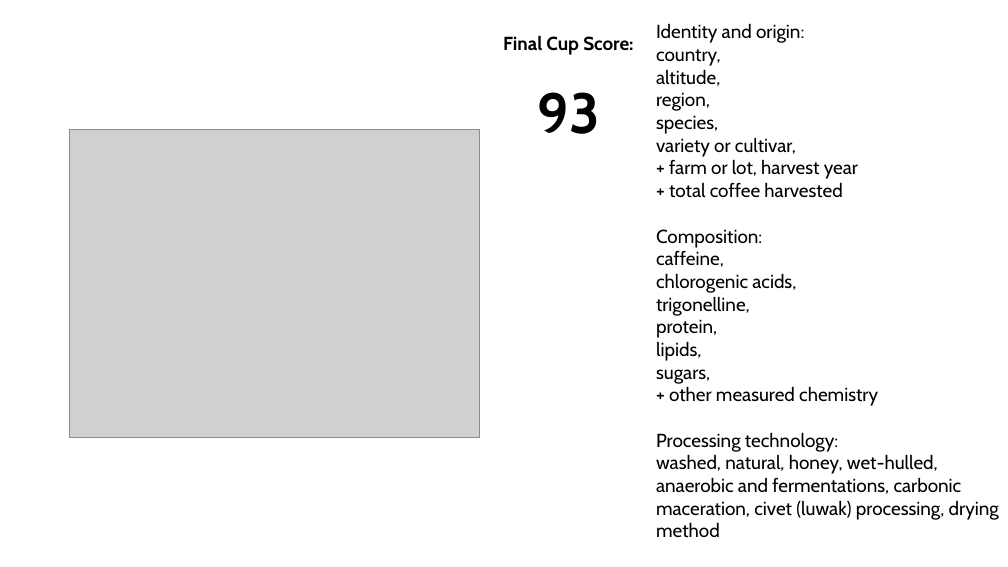
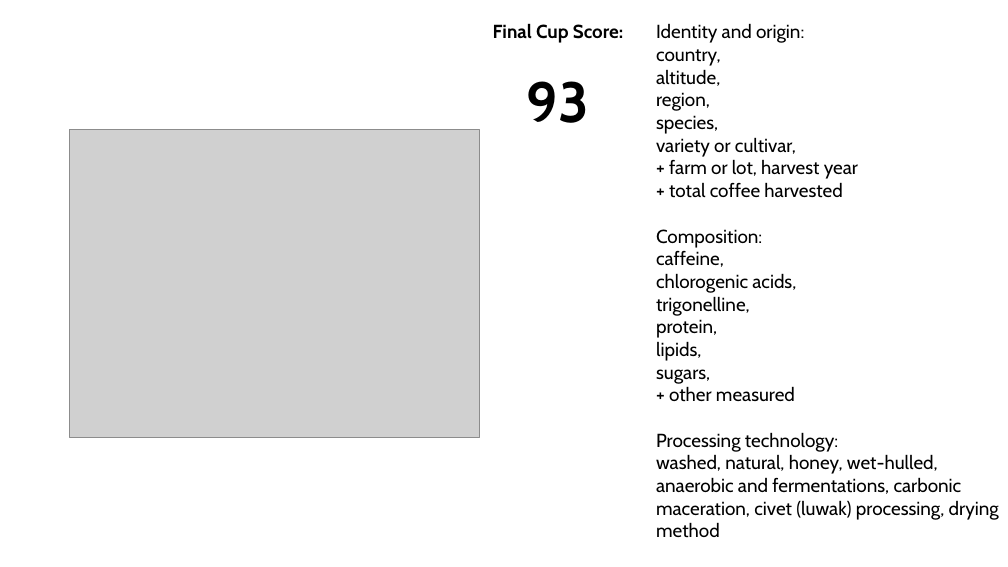
Before and after one commit to benjiro000/project-2-ml-rizki, a slide deck: slide 4 of presentation/project-2-ml-rizki-presentation.pptx. Drawn at 1008x567 pixels with LibreOffice and Linux fonts; fonts in the diff are those of the drawing; grey boxes stand for pictures. Boxes give left, top, right and bottom in pixels: in the first picture for what was removed or moved away, otherwise in the second. Text is boxed around its words. In the diff, an @@ line names an element or a change of style, - is before the commit and + after.

```diff
--- a/presentation/project-2-ml-rizki-presentation.pptx
+++ b/presentation/project-2-ml-rizki-presentation.pptx
@@ text "Final Cup Score:": place and size @@
-text "Final Cup Score:" at [503, 35, 633, 134]
+text "Final Cup Score:" at [493, 23, 623, 123]
@@ text at [669, 386, 795, 402]: text changed @@
-+ other measured chemistry
++ other measured
```
Also in this commit, not shown: 5 other slides changed, 1 slide added, 2 slides removed.
